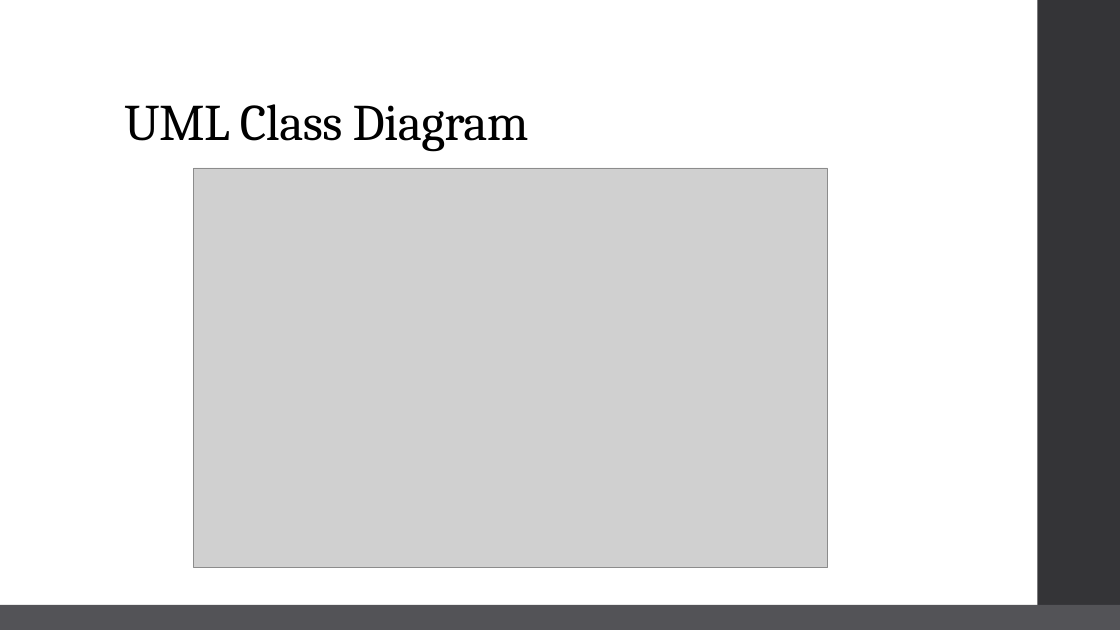
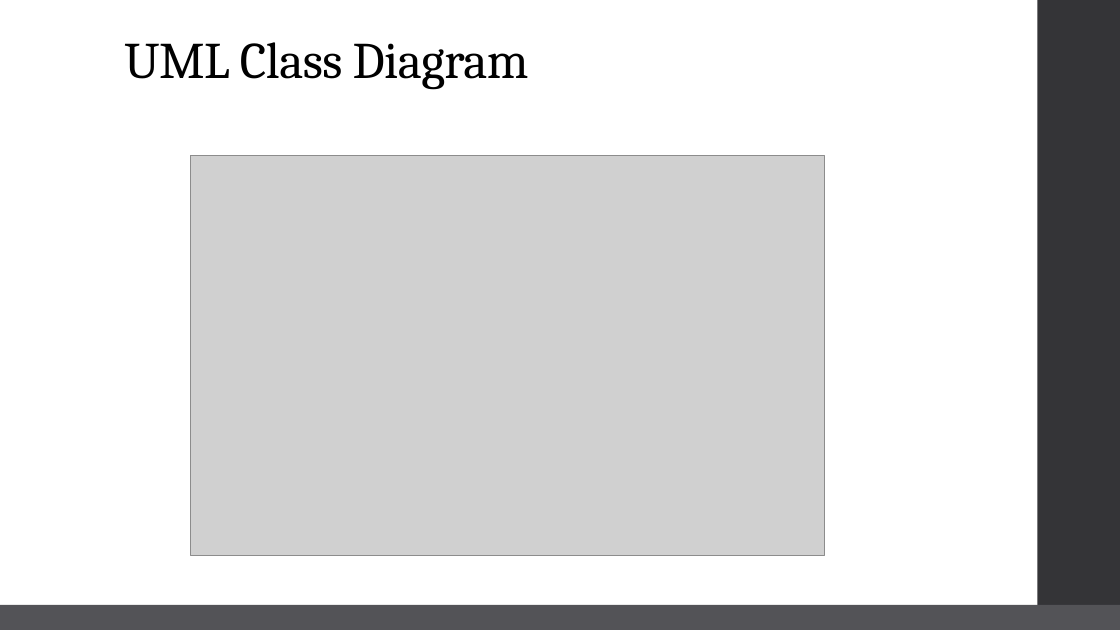
Before and after one commit to RuairidhT/Solo_Project, a slide deck: slide 9 of Documentation/BILLY NO WEIGHTS.pptx. Drawn at 1120x630 pixels with LibreOffice and Linux fonts; fonts in the diff are those of the drawing; grey boxes stand for pictures. Boxes give left, top, right and bottom in pixels: in the first picture for what was removed or moved away, otherwise in the second. Text is boxed around its words. In the diff, an @@ line names an element or a change of style, - is before the commit and + after.

```diff
--- a/Documentation/BILLY NO WEIGHTS.pptx
+++ b/Documentation/BILLY NO WEIGHTS.pptx
@@ title "UML Class Diagram" moved from (x1=124, y1=104, x2=529, y2=151) to (x1=124, y1=42, x2=529, y2=90) @@
@@ picture moved from (x1=194, y1=168, x2=828, y2=568) to (x1=191, y1=155, x2=824, y2=555) @@
```
Also in this commit, not shown: 4 other slides changed.
